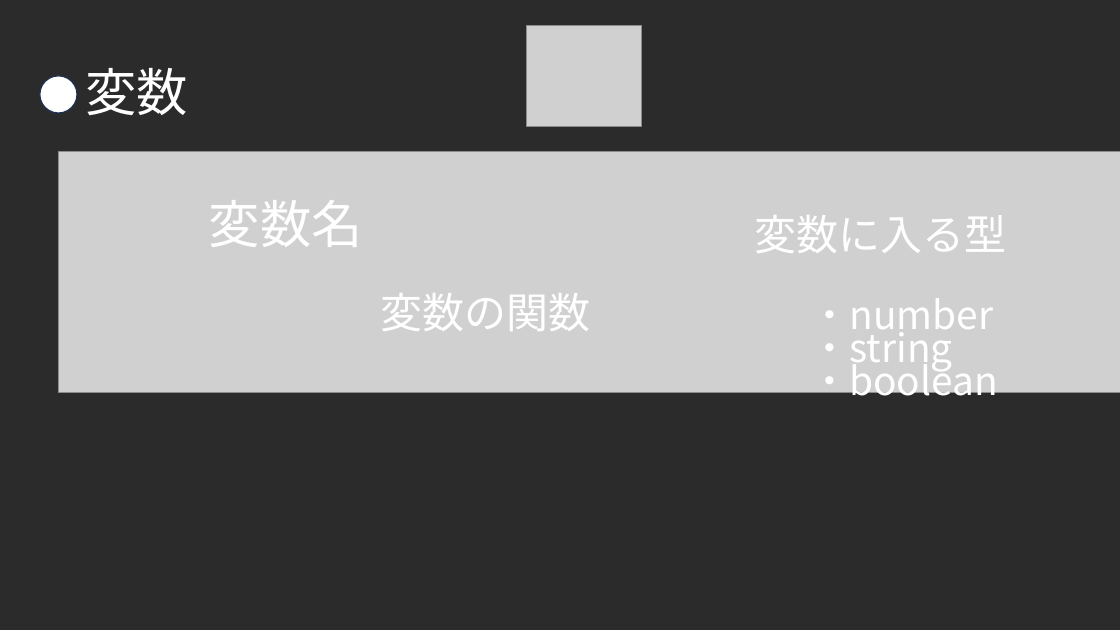
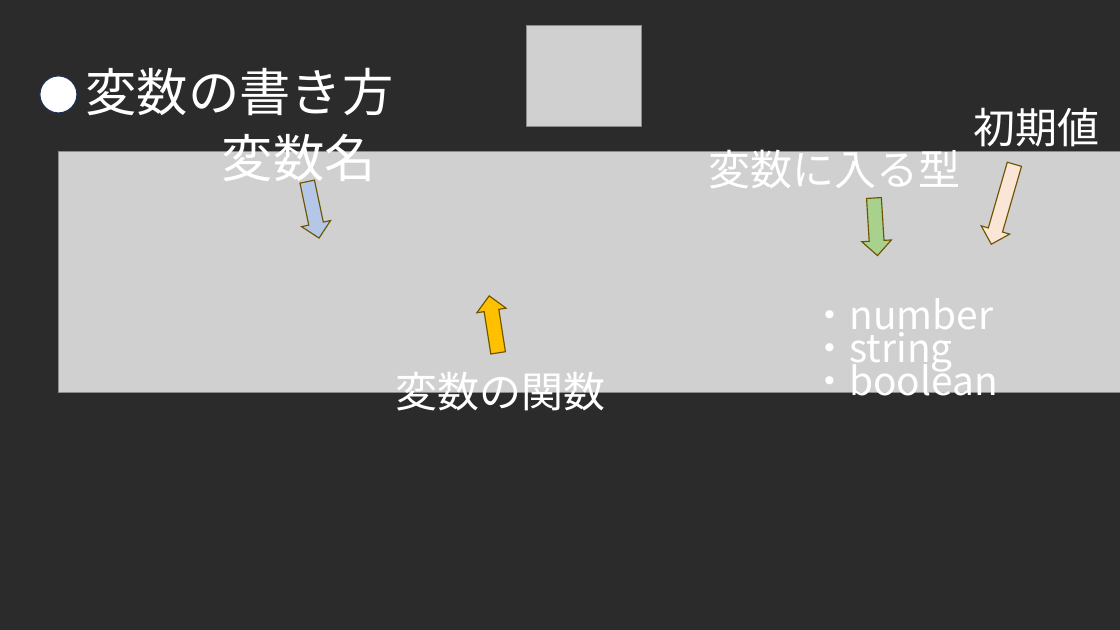
Before and after one commit to 2kenneko/SynClock, a slide deck: slide 5 of assets/Dev/VuetoReact.pptx. Drawn at 1120x630 pixels with LibreOffice and Linux fonts; fonts in the diff are those of the drawing; grey boxes stand for pictures; background and template pictures are left out; a plain dark background stands for a picture behind light text. Boxes give left, top, right and bottom in pixels: in the first picture for what was removed or moved away, otherwise in the second. Text is boxed around its words. In the diff, an @@ line names an element or a change of style, - is before the commit and + after.

```diff
--- a/assets/Dev/VuetoReact.pptx
+++ b/assets/Dev/VuetoReact.pptx
@@ title at (85,67,393,116): text changed @@
-変数
+変数の書き方
@@ text "変数名" rewrapped from (209,200,363,247) to (222,125,376,190) @@
@@ text "変数に入る型" rewrapped from (754,215,1006,253) to (709,143,961,188) @@
@@ text added at (973,107,1099,154), 36 pt, text #FFFFFF @@
+初期値
@@ down arrow added at (293,178,333,241), fill #B4C7E7, outline #705400 1 pt @@
@@ down arrow added at (977,161,1028,249), fill #FBE5D6, outline #705400 1 pt @@
@@ down arrow added at (859,197,892,257), fill #A9D18E, outline #705400 1 pt @@
@@ down arrow added at (475,294,513,356), fill #FFC000, outline #705400 1 pt @@
@@ text "変数の関数" rewrapped from (380,293,590,331) to (396,372,606,417) @@
```
Also in this commit, not shown: 4 other slides changed, 12 slides added, 3 slides removed, 3 other files.
